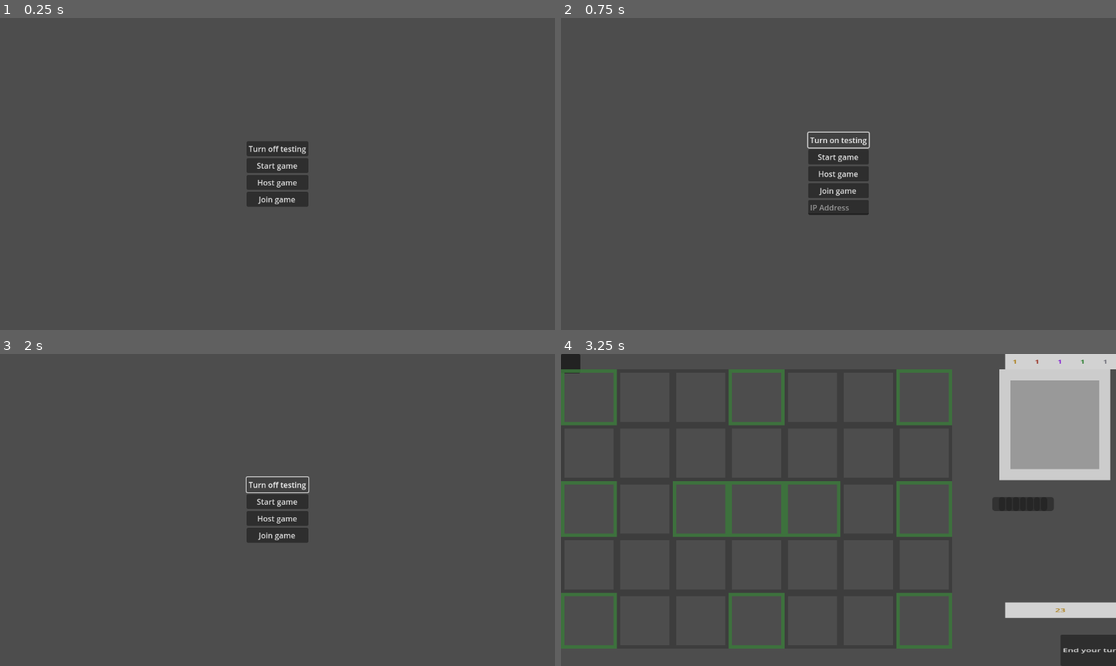
Above: before the commit, frames 1-4 (two rows, left to right).
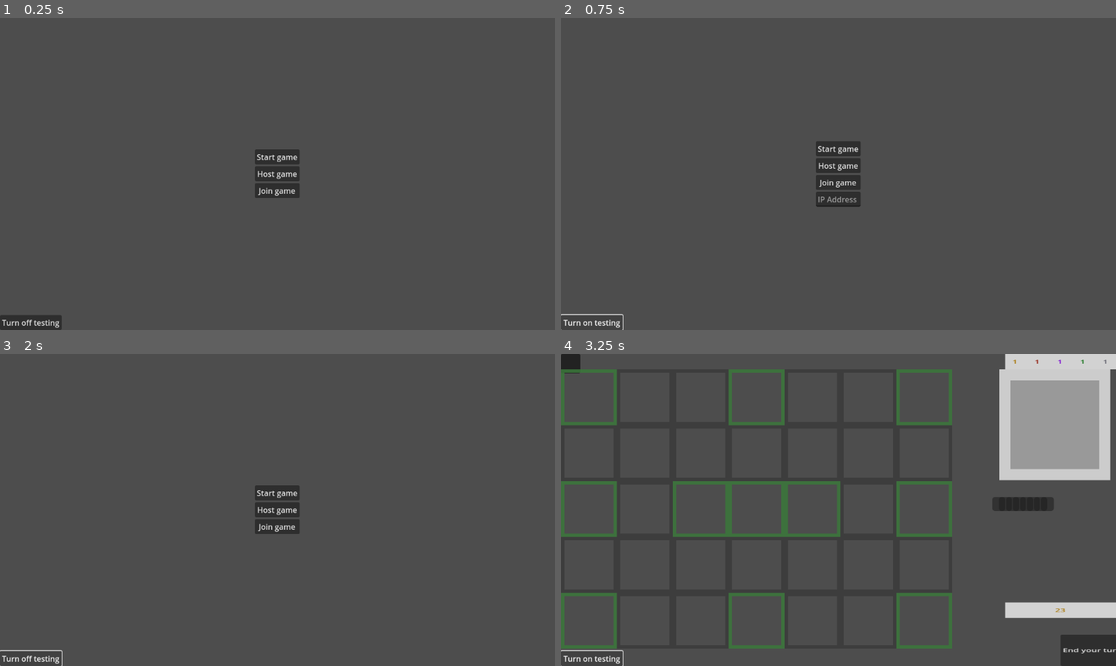
Above: after the commit, the same moments.

Repository: EVKoene/fiber
Game: Godot game, scene res://MainMenu.tscn
Two runs of this game, one before a commit and one after it. Both use one fixed random seed, a clock stepped at 60 frames per second and the inputs below.
Inputs (mouse positions are in pixels of both pictures, inside the frame that each line leads up to):
- Up to frame 1 (0.25 s): no input
- Up to frame 2 (0.75 s): click "Turn off testing" at 0.5 s
- Up to frame 3 (2 s): click "Turn on testing" at 1.25 s
- Up to frame 4 (3.25 s): click "Start game" at 2 s; click (594, 659) at 2.75 s, where only the run after the commit has a clickable "Turn off testing"

The runs differ from the first frame. In frame 1, 1.9% of the frame differs, in the area x 0-56%, y 39-100%; in frame 2, 1.6%; in frame 3, 1.4%; in frame 4, 0.2%.
Error in both runs: Invalid access to property or key '0' on a base object of type 'Dictionary'. (res://map/BattleMap.gd:58)

Commit message:
Add mist conjurer

Diff:
--- a/MainMenu.gd
+++ b/MainMenu.gd
@@ -112,10 +112,10 @@
 
 func _on_testing_button_pressed():
 	if GameManager.testing:
-		$CenterContainer/VBoxContainer/TestingButton.text = "Turn on testing"
+		$TestingButton.text = "Turn on testing"
 		GameManager.testing = false
 		$CenterContainer/VBoxContainer/IPAddress.show()
 	else:
-		$CenterContainer/VBoxContainer/TestingButton.text = "Turn off testing"
+		$TestingButton.text = "Turn off testing"
 		GameManager.testing = true
 		$CenterContainer/VBoxContainer/IPAddress.hide()
--- a/MainMenu.tscn
+++ b/MainMenu.tscn
@@ -25,10 +25,6 @@
 [node name="VBoxContainer" type="VBoxContainer" parent="CenterContainer"]
 layout_mode = 2
 
-[node name="TestingButton" type="Button" parent="CenterContainer/VBoxContainer"]
-layout_mode = 2
-text = "Turn off testing"
-
 [node name="Start" type="Button" parent="CenterContainer/VBoxContainer"]
 layout_mode = 2
 text = "Start game"
@@ -46,7 +42,17 @@
 layout_mode = 2
 placeholder_text = "IP Address"
 
-[connection signal="pressed" from="CenterContainer/VBoxContainer/TestingButton" to="." method="_on_testing_button_pressed"]
+[node name="TestingButton" type="Button" parent="."]
+layout_mode = 1
+anchors_preset = 2
+anchor_top = 1.0
+anchor_bottom = 1.0
+offset_top = -31.0
+offset_right = 128.0
+grow_vertical = 0
+text = "Turn off testing"
+
 [connection signal="pressed" from="CenterContainer/VBoxContainer/Start" to="." method="_on_start_pressed"]
 [connection signal="pressed" from="CenterContainer/VBoxContainer/Host" to="." method="_on_host_pressed"]
 [connection signal="pressed" from="CenterContainer/VBoxContainer/Join" to="." method="_on_join_pressed"]
+[connection signal="pressed" from="TestingButton" to="." method="_on_testing_button_pressed"]
--- a/card/CardDatabase.gd
+++ b/card/CardDatabase.gd
@@ -293,15 +293,16 @@
 		"Factions": [Collections.factions.MAGIC],
 		"Costs": {
 			Collections.factions.ANIMAL: 0,
-			Collections.factions.MAGIC: 2, # 2
-			Collections.factions.NATURE: 0,
-			Collections.factions.ROBOT: 0,
-		},
-		"Attack": 3,
-		"Health": 1,
-		"Movement": 1,
-		"Lord": false,
-		"Text": "Opponent units in adjacent spaces get -1 attack",
+			Collections.factions.MAGIC: 4, # 2
+			Collections.factions.NATURE: 0,
+			Collections.factions.ROBOT: 0,
+		},
+		"MaxAttack": 4,
+		"MinAttack": 2,
+		"Health": 2,
+		"Movement": 1,
+		"Lord": false,
+		"Text": "Opponent units in adjacent spaces get -2 Max attack",
 		"Purposes": [Collections.purposes.BATTLE, Collections.purposes.DEBUFF_ADJACENT],
 		"IMGPath": "res://library/magic/images/MistConjurer.png",
 	},
@@ -1177,8 +1178,8 @@
 			card = Switcheroo
 		#cards.EPHEMERAL_ASSASSIN:
 			#card = EphemeralAssassin
-		#cards.MIST_CONJURER:
-			#card = MistConjurer
+		cards.MIST_CONJURER:
+			card = MistConjurer
 		#cards.FIREBALL_SHOOTER:
 			#card = FireballShooter
 		cards.HOMUNCULUS:
--- a/card/CardInPlay.gd
+++ b/card/CardInPlay.gd
@@ -192,6 +192,7 @@
 
 
 func destroy() -> void:
+	GameManager.call_triggered_funcs(Collections.triggers.CARD_DESTROYED, self)
 	remove_from_cards_in_play()
 	queue_free()
 
--- /dev/null
+++ b/library/magic/card_scripts/MistConjurer.gd
@@ -0,0 +1,25 @@
+extends CardInPlay
+
+
+class_name MistConjurer
+
+func call_triggered_funcs(trigger: int, triggering_card: CardInPlay) -> void:
+	if (
+		(trigger == Collections.triggers.CARD_CREATED or trigger == Collections.triggers.CARD_MOVED)
+		and triggering_card == self
+	):
+		for ps in current_play_space.adjacent_play_spaces():
+			ps.update_stat_modifier(
+				GameManager.opposing_player_id(card_owner_id), Collections.stats.MAX_ATTACK, -2
+			)
+	elif (
+		(
+			trigger == Collections.triggers.CARD_DESTROYED
+			or trigger == Collections.triggers.CARD_MOVING_AWAY
+		)
+		and triggering_card == self
+	):
+		for ps in current_play_space.adjacent_play_spaces():
+			ps.update_stat_modifier(
+				GameManager.opposing_player_id(card_owner_id), Collections.stats.MAX_ATTACK, 2
+			)
--- a/player/DeckCollection.gd
+++ b/player/DeckCollection.gd
@@ -105,8 +105,7 @@
 
 var player_testing_deck: Dictionary = {
 	"Cards": {
-		cards.SWITCHEROO: 5,
-		cards.ATTACK_COMMAND: 5,
+		cards.MIST_CONJURER: 10,
 	},
 	"StartingCards": {
 		cards.GORILLA: 1,
